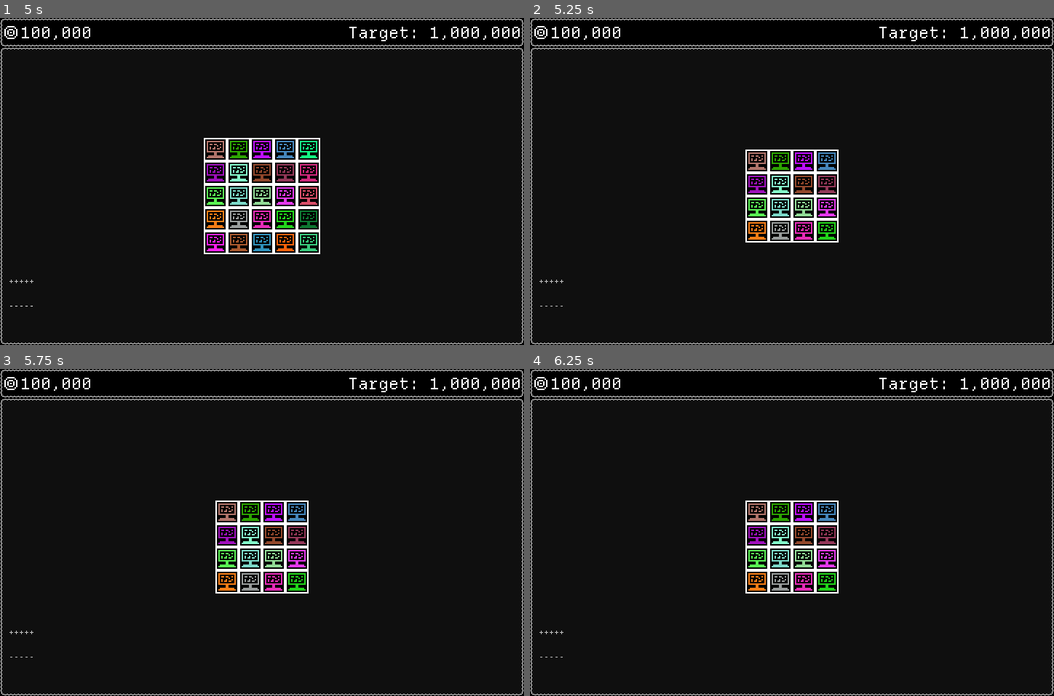
Above: before the commit, frames 1-4 (two rows, left to right).
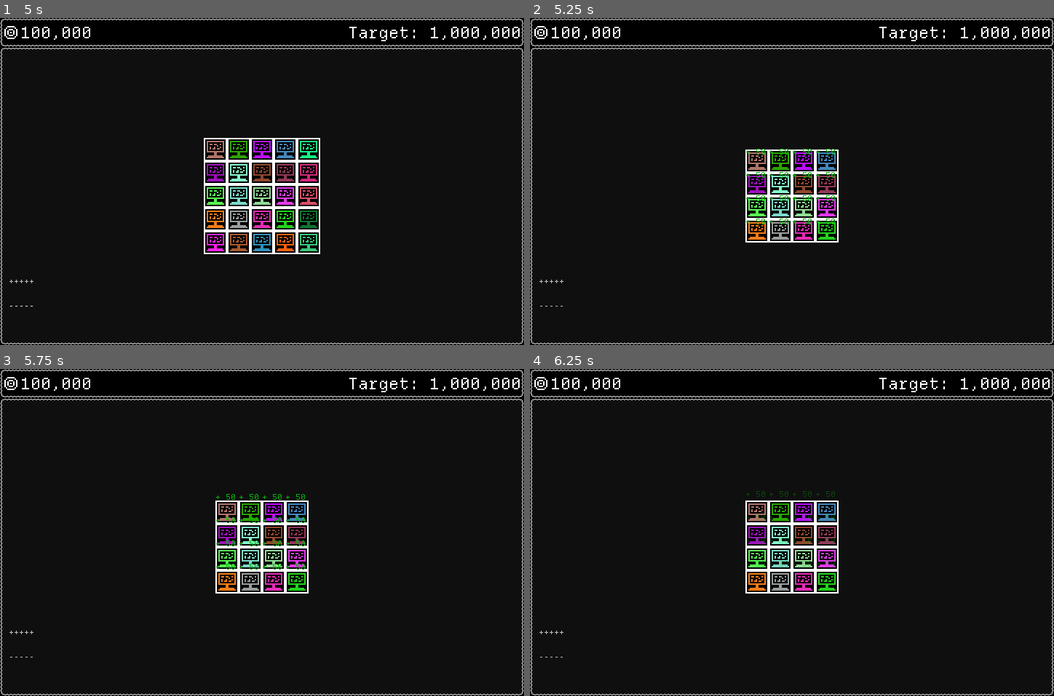
Above: after the commit, the same moments.

Repository: GemDust0/TooBigToFail
Game: Godot game, scene res://Scenes/CorporateSim.tscn
The game is run twice, just before and just after one commit, with the same random seed, the same clock (stepped at 60 frames per second) and the same inputs. This scene is started directly instead of the project's main scene.
Inputs (mouse positions are in pixels of both pictures, inside the frame that each line leads up to):
- Up to frame 1 (5 s): click "+++++" at 0.5 s; click "-----" at 1.25 s; click "+++++" at 2 s; click "-----" at 2.75 s; click "+++++" at 3.5 s; click "-----" at 4.25 s
- Up to frame 2 (5.25 s): tap Enter (enter) at 5 s; move the mouse to (907, 165) at 5.02 s; hold Enter (enter) from 5.03 s (still down); click (907, 165) at 5.17 s
- Up to frame 3 (5.75 s): keep holding Enter (enter)
- Up to frame 4 (6.25 s): move the mouse to (687, 548) at 5.77 s; release Enter (enter) at 5.78 s; click (687, 548) at 5.85 s

Frame 1 is identical in both runs. In frame 2, 0.2% of the frame differs, in the area x 41-59%, y 40-64%; in frame 3, 0.2%; in frame 4, 0.2%.

Commit message:
Production Value Text

Diff:
--- a/Scenes/Employee.tscn
+++ b/Scenes/Employee.tscn
@@ -12,3 +12,5 @@
 
 [node name="ProductionTimer" type="Timer" parent="." unique_id=8388997]
 wait_time = 5.0
+
+[connection signal="timeout" from="ProductionTimer" to="." method="produce"]
--- a/Scenes/Employees/InternDeveloper.tscn
+++ b/Scenes/Employees/InternDeveloper.tscn
@@ -3,10 +3,3 @@
 [ext_resource type="PackedScene" uid="uid://bkds4gjqq4ydo" path="res://Scenes/Employee.tscn" id="1_686db"]
 
 [node name="InternDeveloper" unique_id=1534399525 instance=ExtResource("1_686db")]
-
-[node name="TextureRect" parent="." index="0" unique_id=854379618]
-offset_right = 32.0
-offset_bottom = 32.0
-
-[node name="ProductionTimer" parent="." index="1" unique_id=8388997]
-wait_time = 5.0
--- /dev/null
+++ b/Scenes/ProductionText.tscn
@@ -0,0 +1,7 @@
+[gd_scene format=3 uid="uid://da36lichwbjv1"]
+
+[node name="ProductionText" type="Label" unique_id=2048922134]
+offset_right = 40.0
+offset_bottom = 14.0
+theme_override_colors/font_color = Color(0, 0.7, 0.023333311, 1)
+text = "+ 100"
--- a/Scripts/Employee.gd
+++ b/Scripts/Employee.gd
@@ -5,6 +5,7 @@
 	DEVELOPER
 }
 
+signal produced(employee: Employee)
 
 ## Money produced every production
 @export var type: Types = Types.DEVELOPER
@@ -15,6 +16,7 @@
 
 var held: bool = false
 var grid_pos: Vector2i
+var production_text_scene: PackedScene = preload("res://Scenes/ProductionText.tscn")
 
 @onready var production_timer: Timer = $ProductionTimer
 
@@ -37,4 +39,18 @@
 			texture = load("res://Assets/DeveloperIcon.png")
 
 func produce() -> void:
-	pass
+	produced.emit(self)
+
+func create_production_text(amount: int) -> void:
+	var production_text: Label = production_text_scene.instantiate()
+	production_text.text = "+ %s" % amount
+	var production_tween: Tween = production_text.create_tween()
+	production_tween.tween_property(production_text, "position:y", production_text.position.y-16, 1.0)
+	production_tween.set_trans(Tween.TRANS_QUART).set_ease(Tween.EASE_OUT)
+	production_tween = production_text.create_tween()
+	production_tween.tween_property(production_text, "self_modulate:a", 0.0, 0.7)
+	production_tween.set_trans(Tween.TRANS_LINEAR)
+	production_tween.pause()
+	production_tween.finished.connect(production_text.hide)
+	get_tree().create_timer(0.8).timeout.connect(production_tween.play)
+	add_child(production_text)
--- a/Scripts/EmployeeGrid.gd
+++ b/Scripts/EmployeeGrid.gd
@@ -44,7 +44,8 @@
 func create_container() -> EmployeeContainer:
 	var container: EmployeeContainer = employeeContainerScene.instantiate()
 	container.employee = load("res://Scenes/Employees/InternDeveloper.tscn").instantiate()
-	container.employee.modulate = Color(randf(), randf(), randf())
+	container.employee.self_modulate = Color(randf(), randf(), randf())
+	container.employee.produced.connect(employee_production)
 	return container
 
 func get_cursor_grid_pos() -> Vector2i:
@@ -81,3 +82,6 @@
 			if cursor_grid_pos != Vector2i(-1, -1):
 				grid[cursor_grid_pos].highlight.show()
 			highlighted_container = cursor_grid_pos
+
+func employee_production(employee: Employee) -> void:
+	employee.create_production_text(employee.production_value)
